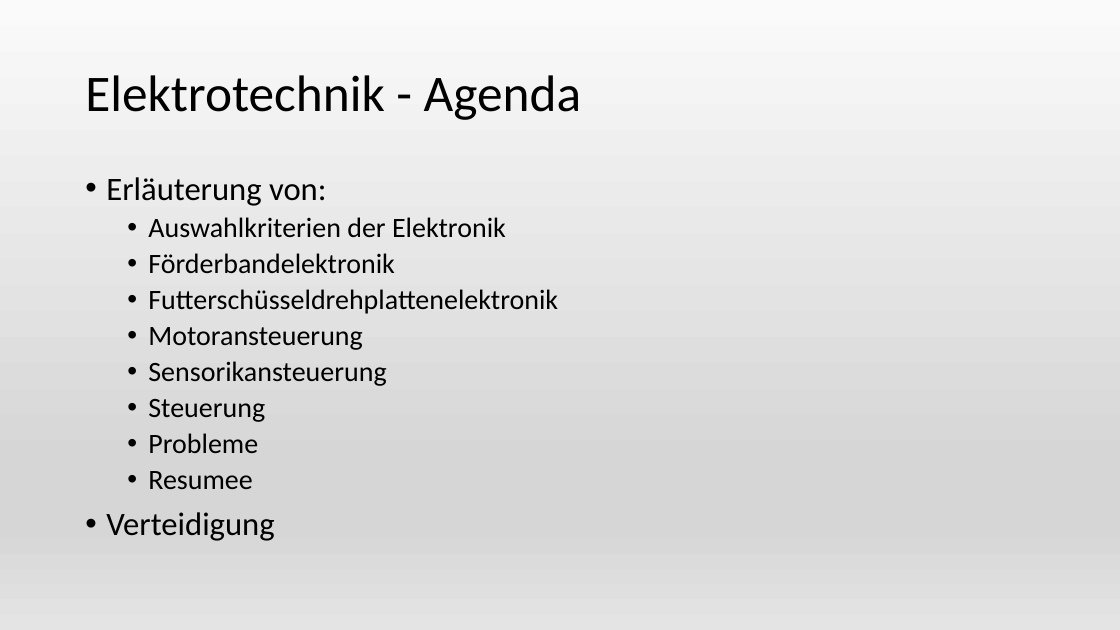
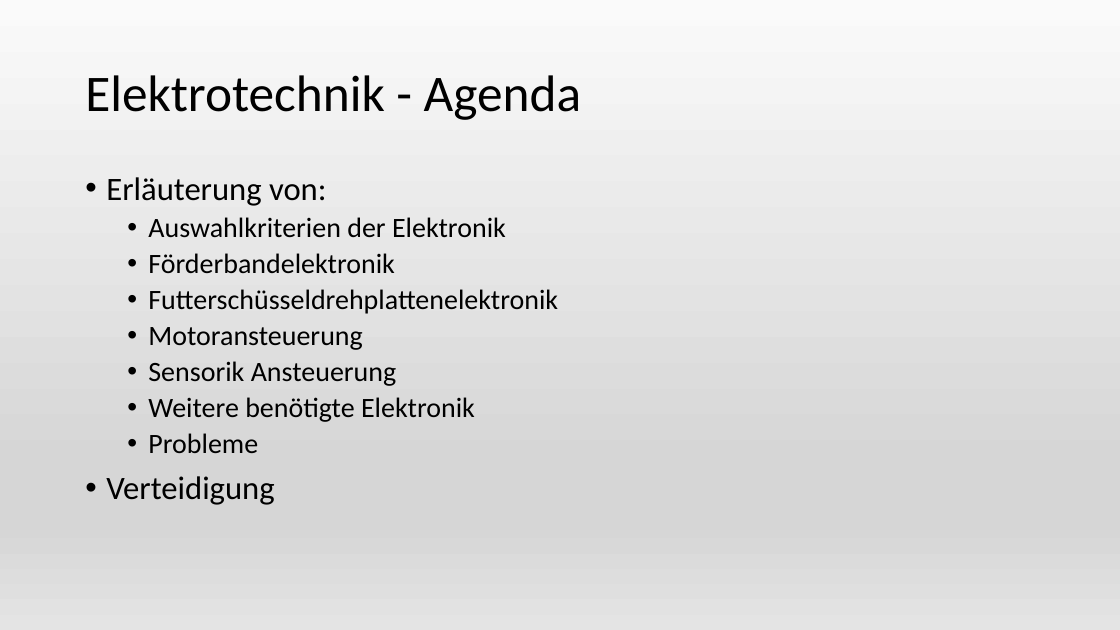
Before and after one commit to Katzenfuetterungsanlage/fuettr_prototype, a slide deck: slide 2 of Diplomarbeit/Powerpoint/Wolf.pptx. Drawn at 1120x630 pixels with LibreOffice and Linux fonts; fonts in the diff are those of the drawing. Boxes give left, top, right and bottom in pixels: in the first picture for what was removed or moved away, otherwise in the second. Text is boxed around its words. In the diff, an @@ line names an element or a change of style, - is before the commit and + after.

```diff
--- a/Diplomarbeit/Powerpoint/Wolf.pptx
+++ b/Diplomarbeit/Powerpoint/Wolf.pptx
@@ text at (x1=148, y1=361, x2=475, y2=422): text changed @@
-  • Sensorikansteuerung
-  • Steuerung
+  • Sensorik Ansteuerung
+  • Weitere benötigte Elektronik
@@ text at (x1=148, y1=471, x2=252, y2=489): paragraph removed @@
-  • Resumee
```
Also in this commit, not shown: 1 other slide changed, 2 other files.
